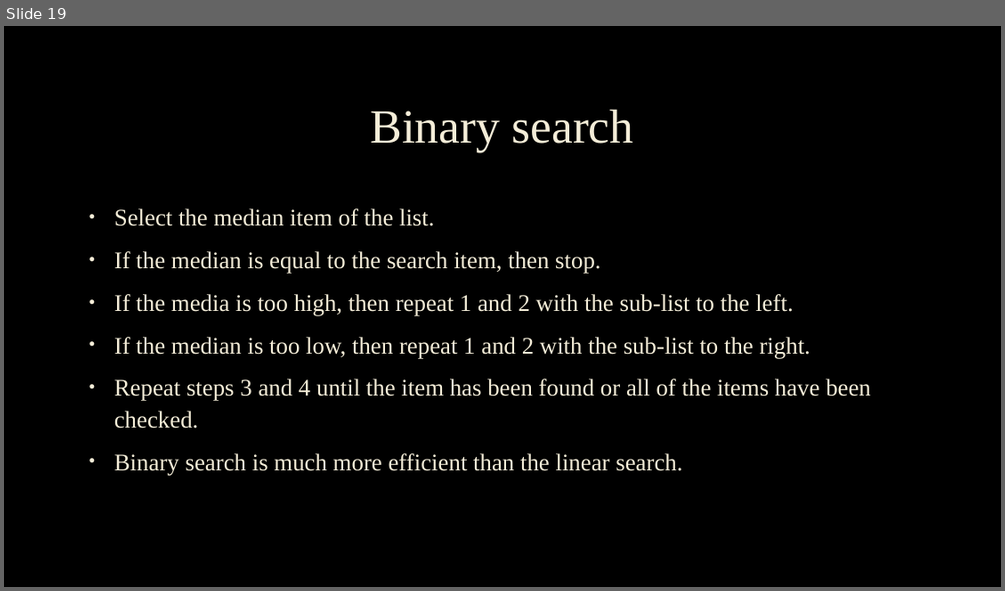
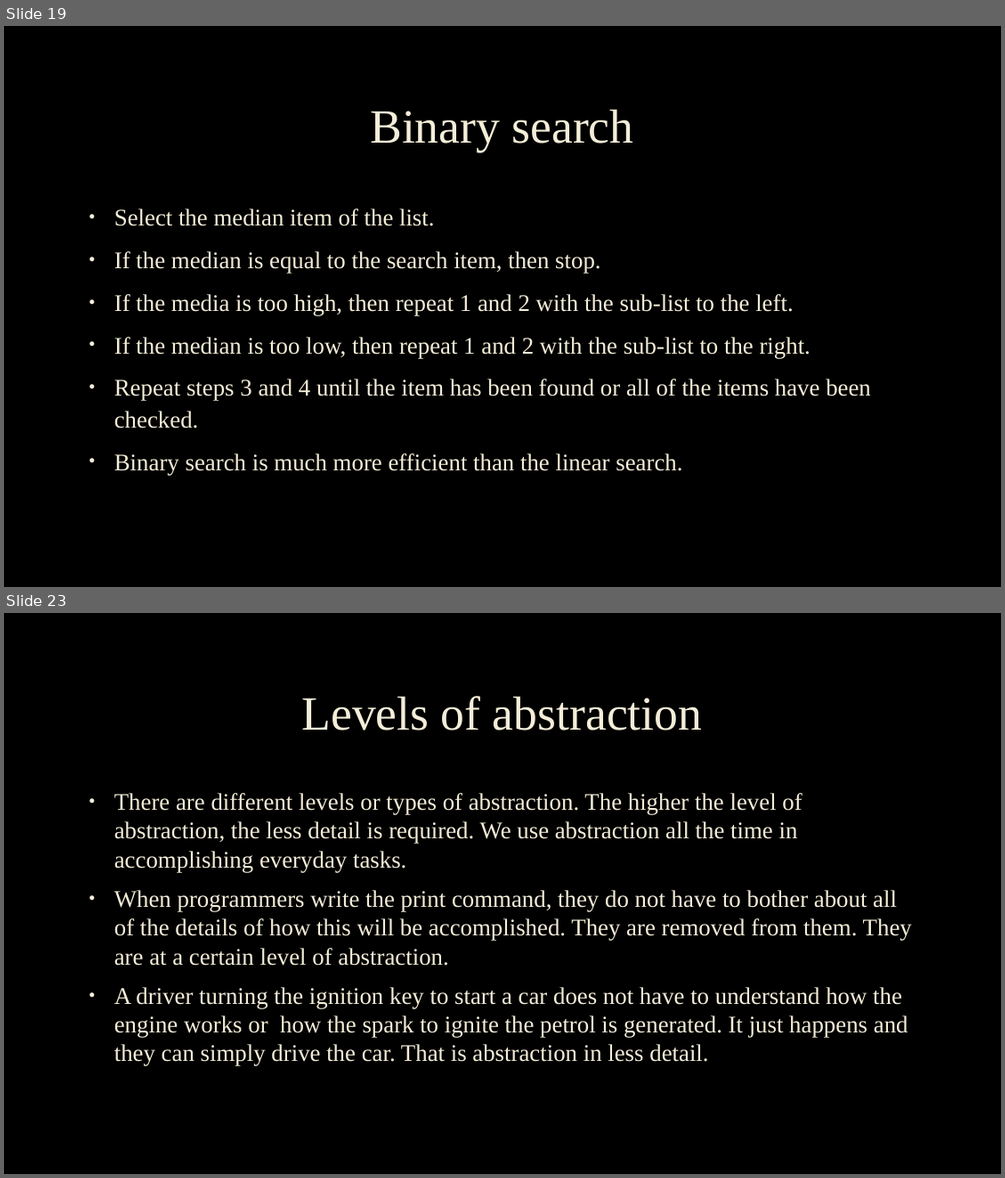
Before and after one commit to chrisasim/GCSEComputerScience-9-1-, a slide deck: Computer Science GCSE(9-1) (2).pptx. Shown one above the other, each under a label of ours: slide 19 before the commit, slides 19 and 23 after it; the slides between them are not shown. The pictures are 1005x591 and 1005x1178 pixels, drawn with LibreOffice and Linux fonts; fonts in the diff are those of the drawing; background and template pictures are left out. Boxes give left, top, right and bottom in pixels: in the first picture for what was removed or moved away, otherwise in the second. Text is boxed around its words. In the diff, an @@ line names an element or a change of style, - is before the commit and + after.

```diff
--- a/Computer Science GCSE(9-1) (2).pptx
+++ b/Computer Science GCSE(9-1) (2).pptx
@@ slide 23 added at [4, 613, 1001, 1174], background picture (left out) @@
@@ title added at [302, 696, 702, 730], 46 pt, text #F4EDD8 @@
+Levels of abstraction
@@ text added at [114, 793, 912, 1066], 23 pt, text #F4EDD8 @@
+• There are different levels or types of abstraction. The higher the level of abstraction, the less detail is required. We use abstraction all the time in accomplishing everyday tasks.
+• When programmers write the print command, they do not have to bother about all of the details of how this will be accomplished. They are removed from them. They are at a certain level of abstraction.
+• A driver turning the ignition key to start a car does not have to understand how the engine works or how the spark to ignite the petrol is generated. It just happens and they can simply drive the car. That is abstraction in less detail.
```
Also in this commit, not shown: 1 slide changed, 5 other slides added.
